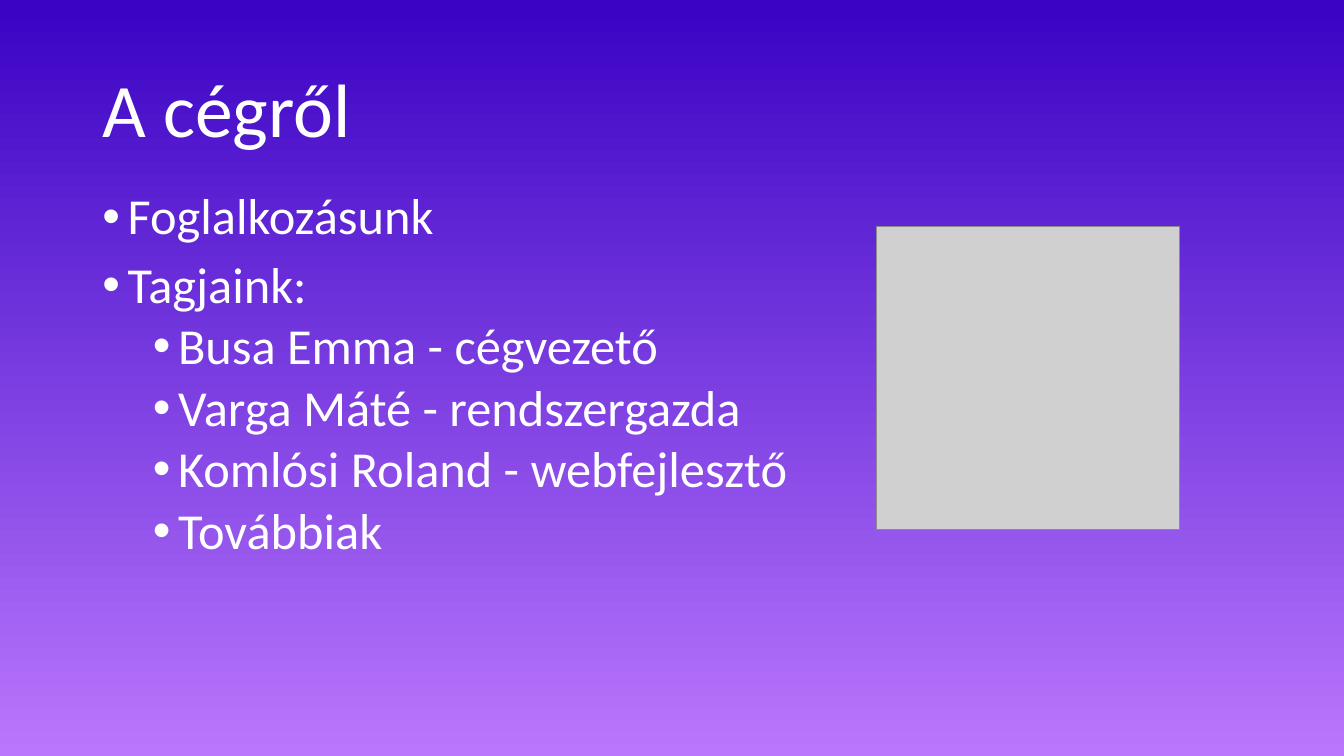
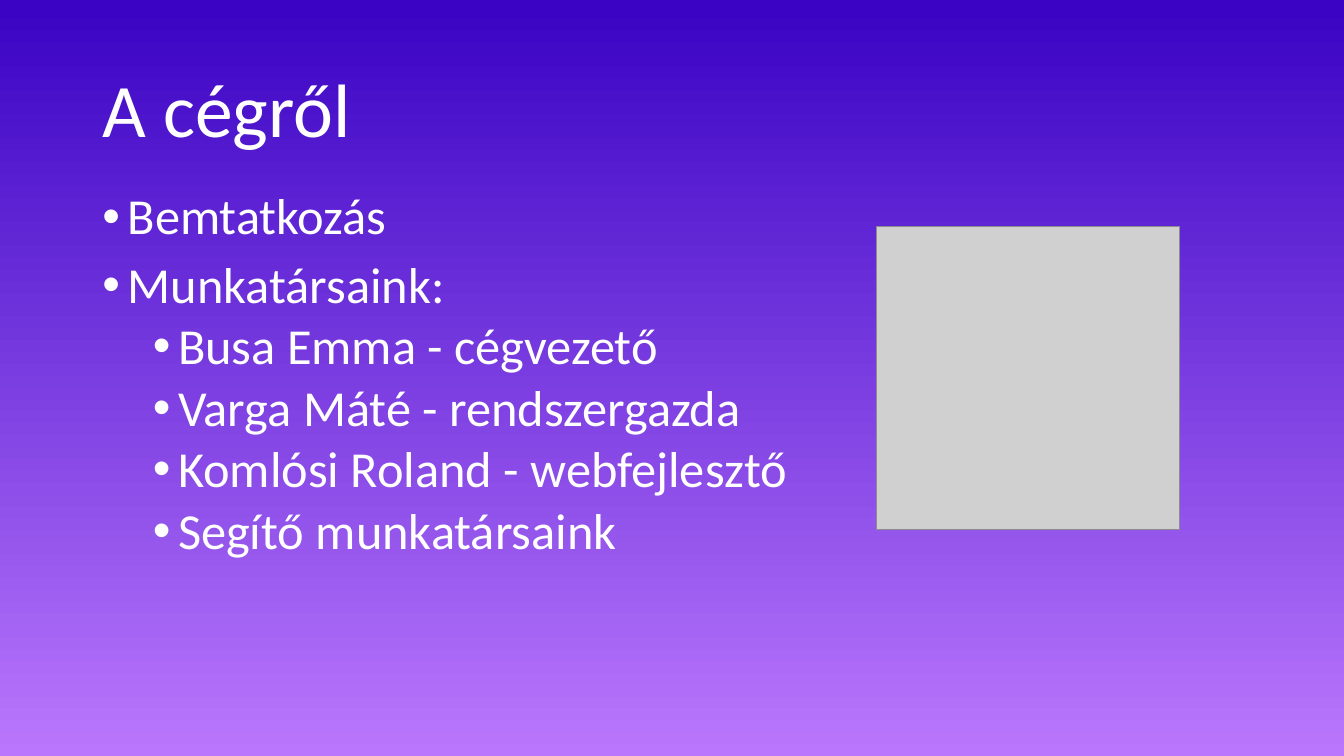
Before and after one commit to BEmma0/metetmatat-kft, a slide deck: slide 2 of netetmatat-ppt.pptx. Drawn at 1344x756 pixels with LibreOffice and Linux fonts; fonts in the diff are those of the drawing; grey boxes stand for pictures; background and template pictures are left out. Boxes give left, top, right and bottom in pixels: in the first picture for what was removed or moved away, otherwise in the second. Text is boxed around its words. In the diff, an @@ line names an element or a change of style, - is before the commit and + after.

```diff
--- a/netetmatat-ppt.pptx
+++ b/netetmatat-ppt.pptx
@@ text at <box>128,199,445,304</box>: text changed @@
-• Foglalkozásunk
-• Tagjaink:
+• Bemtatkozás
+• Munkatársaink:
@@ text at <box>178,514,617,558</box>: text changed @@
-  • Továbbiak
+  • Segítő munkatársaink
```
Also in this commit, not shown: 4 other slides changed, 3 slides added, 4 slides removed.
